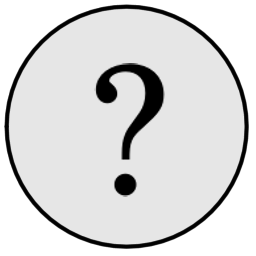
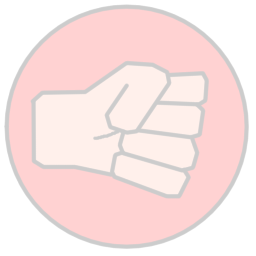
The second 256x256 image is a revision of the first. Changes to its layers:
"None": opacity 100% → 20% over [4, 4, 249, 249]
removed layer "Vector Layer 1" from group "None" over [88, 30, 216, 222]
added layer "Rock" (1st of 3, in "None") in group "None" over [13, 34, 249, 226]
added layer "RockBG" (1st of 2, in "None") in group "None" over [4, 4, 249, 249]
removed layer "Copy of BG" (1st of 2, in "None") from group "None" over [4, 4, 249, 249]
added layer "BG" (1st of 3, in "None") in group "None" over [4, 4, 249, 249]
